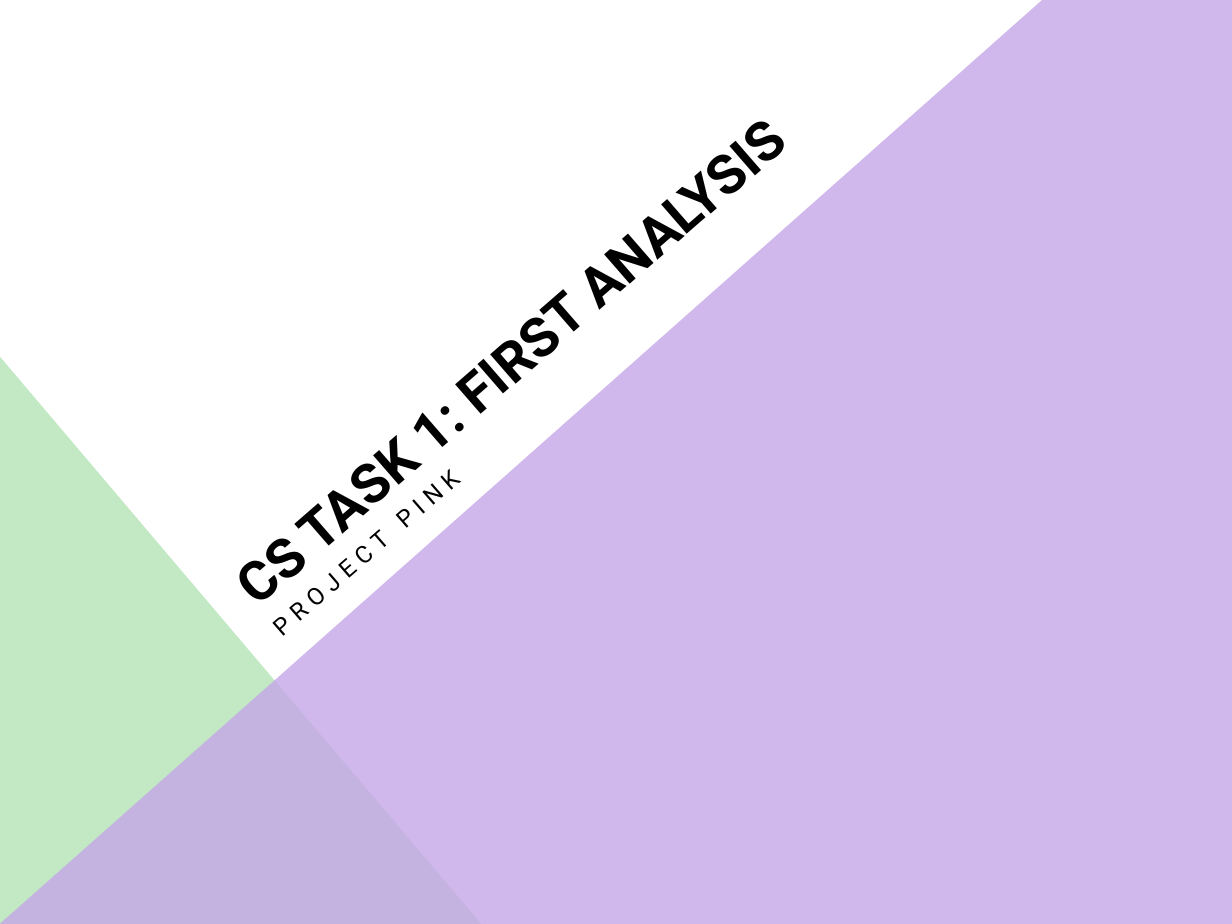
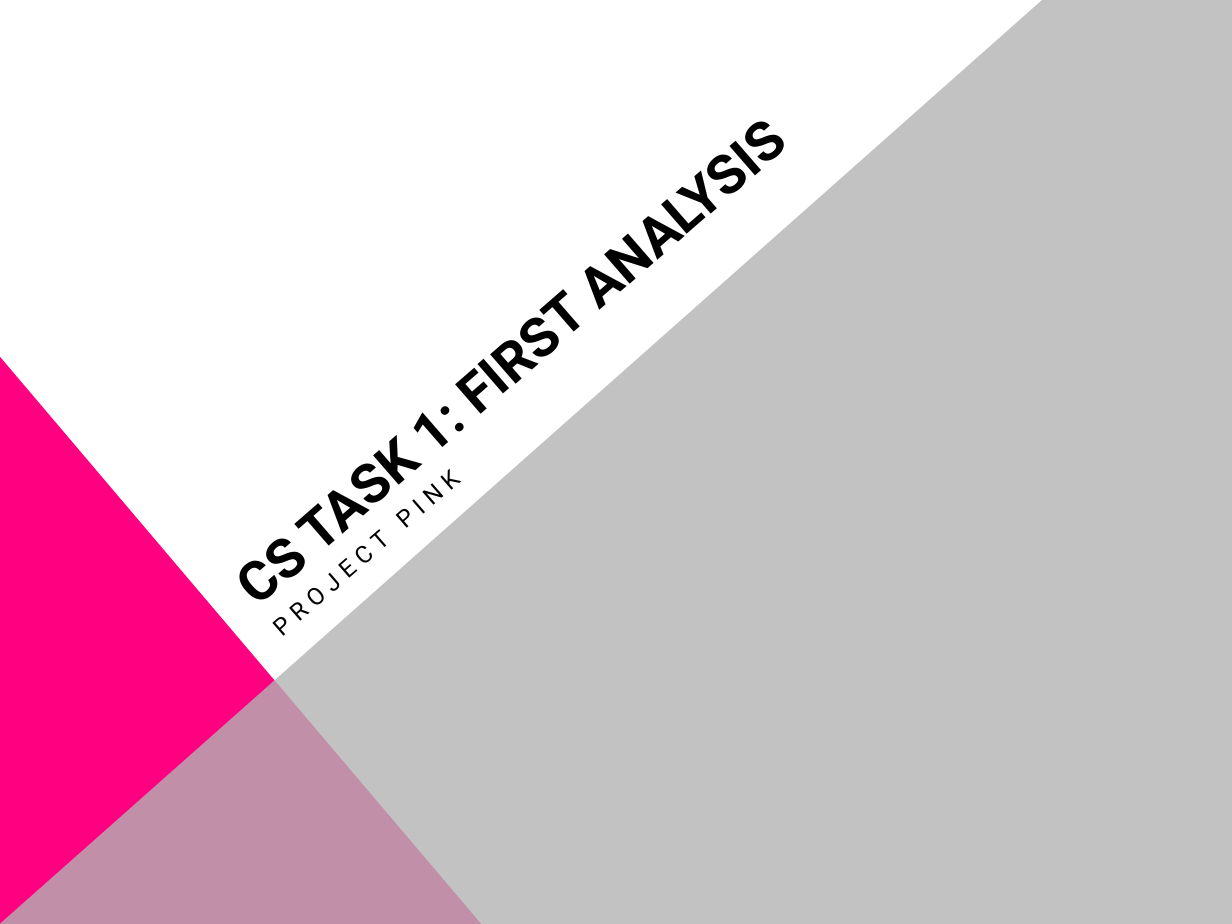
Before and after one commit to simonkrenger/ch.bfh.bti7081.s2013.pink, a slide deck: slide 1 of Project Pink/doc/task01/Presentation - CS Task 1.pptx. Drawn at 1232x924 pixels with LibreOffice and Linux fonts; fonts in the diff are those of the drawing. Boxes give left, top, right and bottom in pixels: in the first picture for what was removed or moved away, otherwise in the second. Text is boxed around its words. In the diff, an @@ line names an element or a change of style, - is before the commit and + after.

Commit message:
Updated presentation (colors approved by Fränzi, removed some slides)

```diff
--- a/Project Pink/doc/task01/Presentation - CS Task 1.pptx
+++ b/Project Pink/doc/task01/Presentation - CS Task 1.pptx
@@ freeform shape at (x1=0, y1=0, x2=1232, y2=924): fill #C5A6E8 at 80% opacity to #B3B3B3 at 80% opacity @@
@@ right triangle at (x1=0, y1=357, x2=482, y2=924): fill #C2E8C4 to #FF0080 @@
```
Also in this commit, not shown: 9 other slides changed, 3 slides removed.
